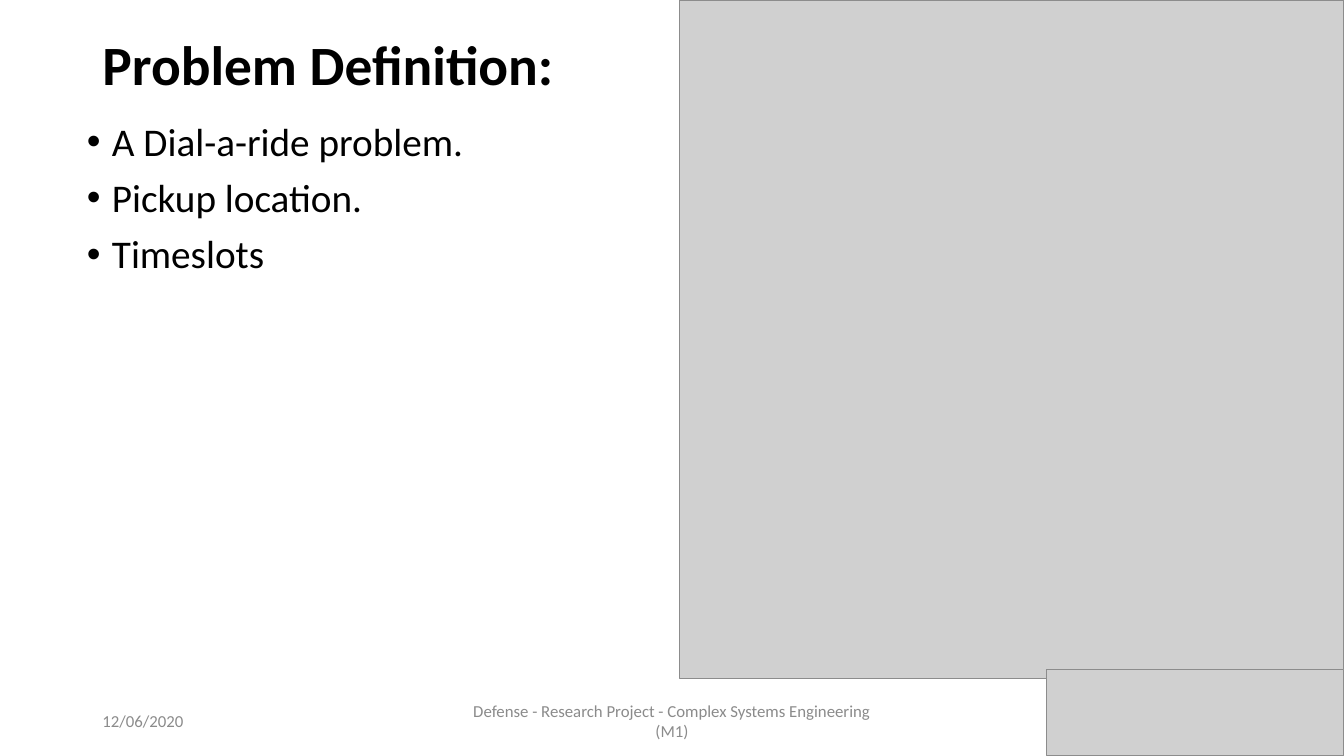
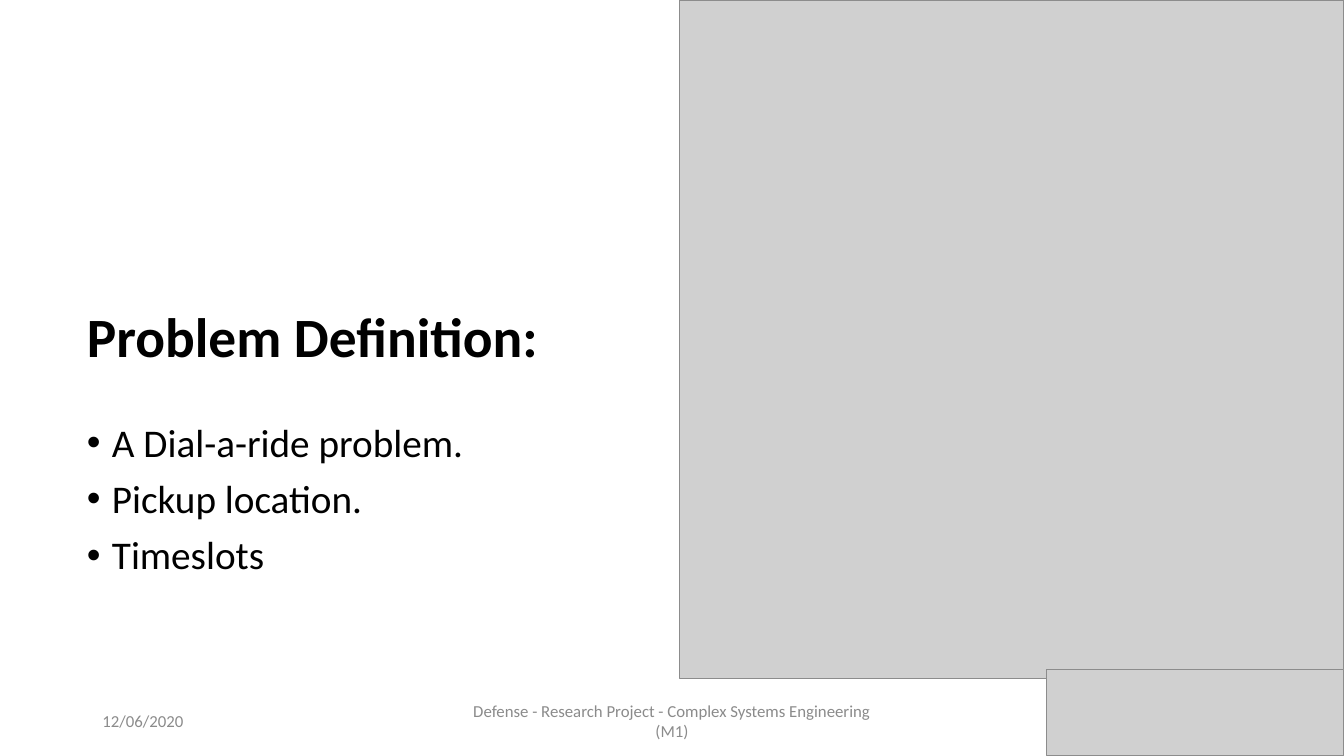
Before and after one commit to AymanABDELHAMID/OD_MTO_DARP, a slide deck: slide 11 of Presentation/presentation_AymanMahmoud.pptx (slide 16 before the commit). Drawn at 1344x756 pixels with LibreOffice and Linux fonts; fonts in the diff are those of the drawing; grey boxes stand for pictures. Boxes give left, top, right and bottom in pixels: in the first picture for what was removed or moved away, otherwise in the second. Text is boxed around its words. In the diff, an @@ line names an element or a change of style, - is before the commit and + after.

```diff
--- a/Presentation/presentation_AymanMahmoud.pptx
+++ b/Presentation/presentation_AymanMahmoud.pptx
@@ title "Problem Definition:": place and size @@
-title "Problem Definition:" at [102,46,554,86]
+title "Problem Definition:" at [87,318,538,358]
@@ text "A Dial-a-ride problem.": place and size @@
-text "A Dial-a-ride problem." at [112,128,463,269]
+text "A Dial-a-ride problem." at [112,429,463,570]
```
Also in this commit, not shown: 14 other slides changed, 1 slide added, 4 slides removed, 2 other files.
